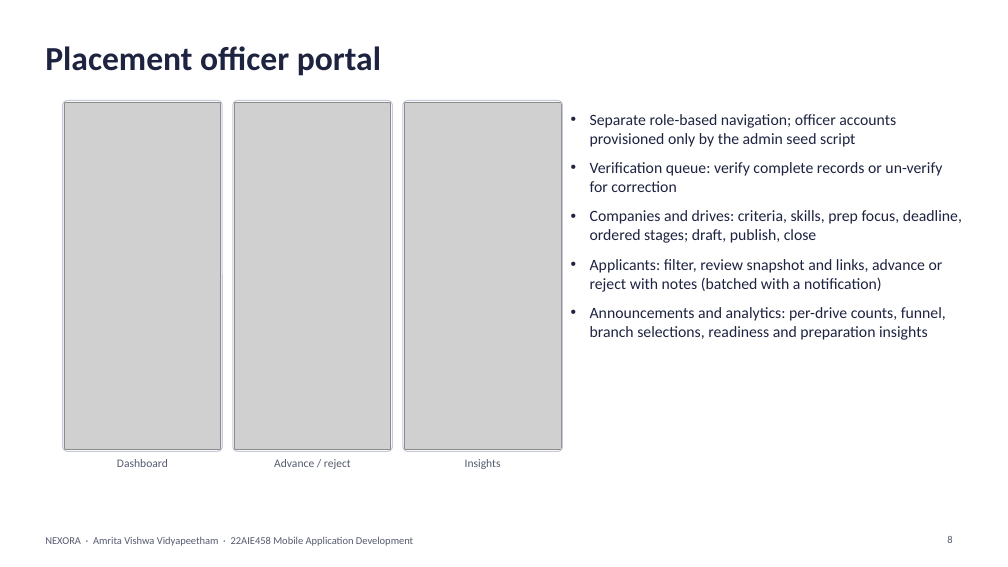
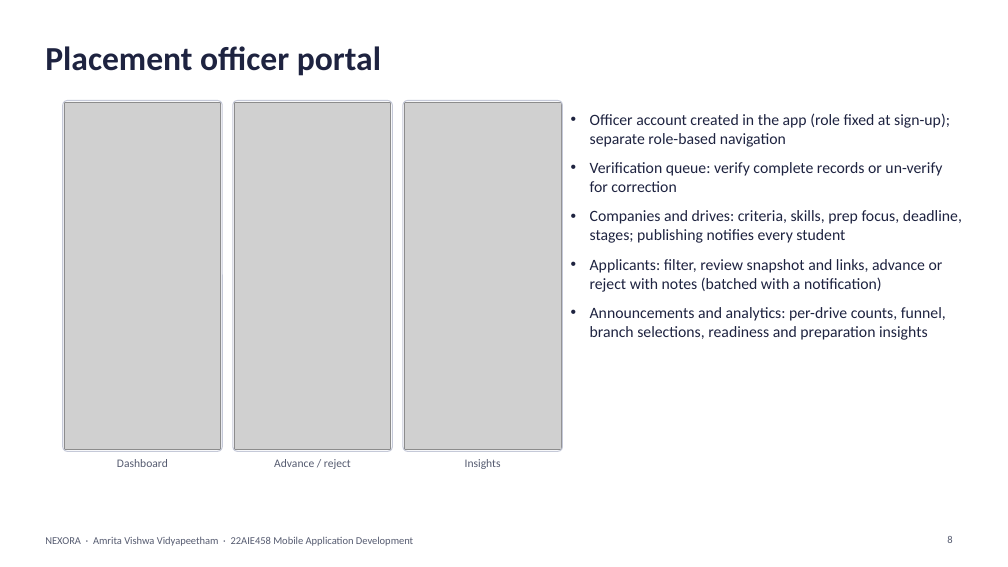
Before and after one commit to RuthiKode/nexora, a slide deck: slide 8 of project_documentation/NEXORA_Project_Presentation.pptx. Drawn at 1008x567 pixels with LibreOffice and Linux fonts; fonts in the diff are those of the drawing; grey boxes stand for pictures. Boxes give left, top, right and bottom in pixels: in the first picture for what was removed or moved away, otherwise in the second. Text is boxed around its words. In the diff, an @@ line names an element or a change of style, - is before the commit and + after.

Commit message:
Update report and presentation for live deployment and officer sign-up

```diff
--- a/project_documentation/NEXORA_Project_Presentation.pptx
+++ b/project_documentation/NEXORA_Project_Presentation.pptx
@@ text at bbox=[590, 113, 950, 147]: text changed @@
-• Separate role-based navigation; officer accounts provisioned only by the admin seed script
+• Officer account created in the app (role fixed at sign-up); separate role-based navigation
@@ text at bbox=[590, 210, 962, 243]: text changed @@
-• Companies and drives: criteria, skills, prep focus, deadline, ordered stages; draft, publish, close
+• Companies and drives: criteria, skills, prep focus, deadline, stages; publishing notifies every student
```
Also in this commit, not shown: 5 other slides changed, 2 other files.
